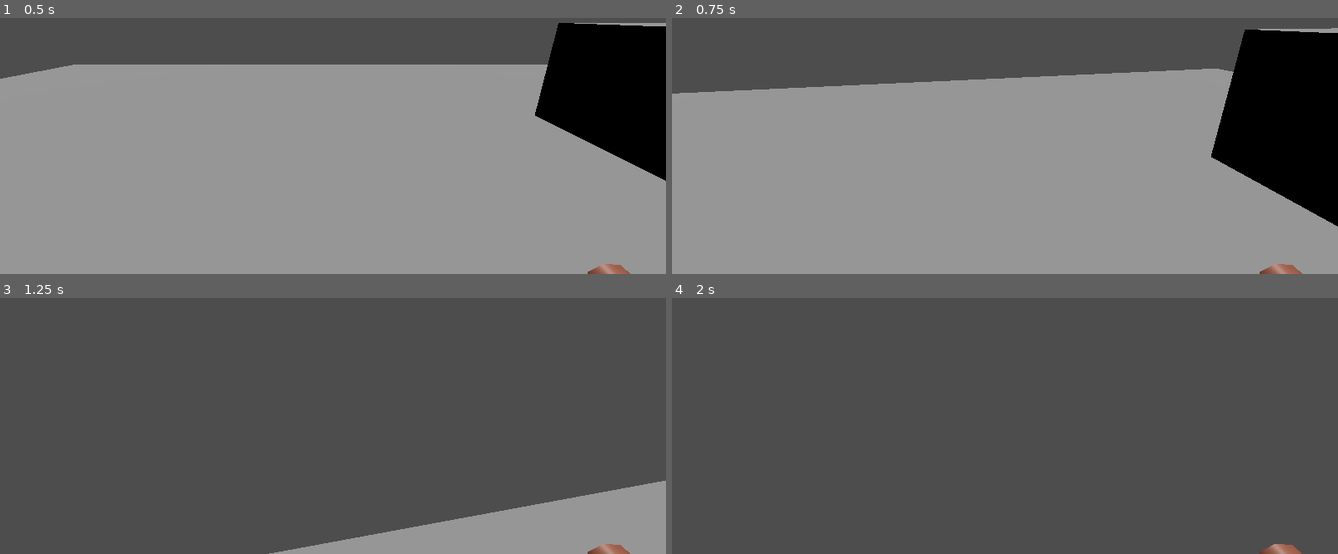
Above: before the commit, frames 1-4 (two rows, left to right).
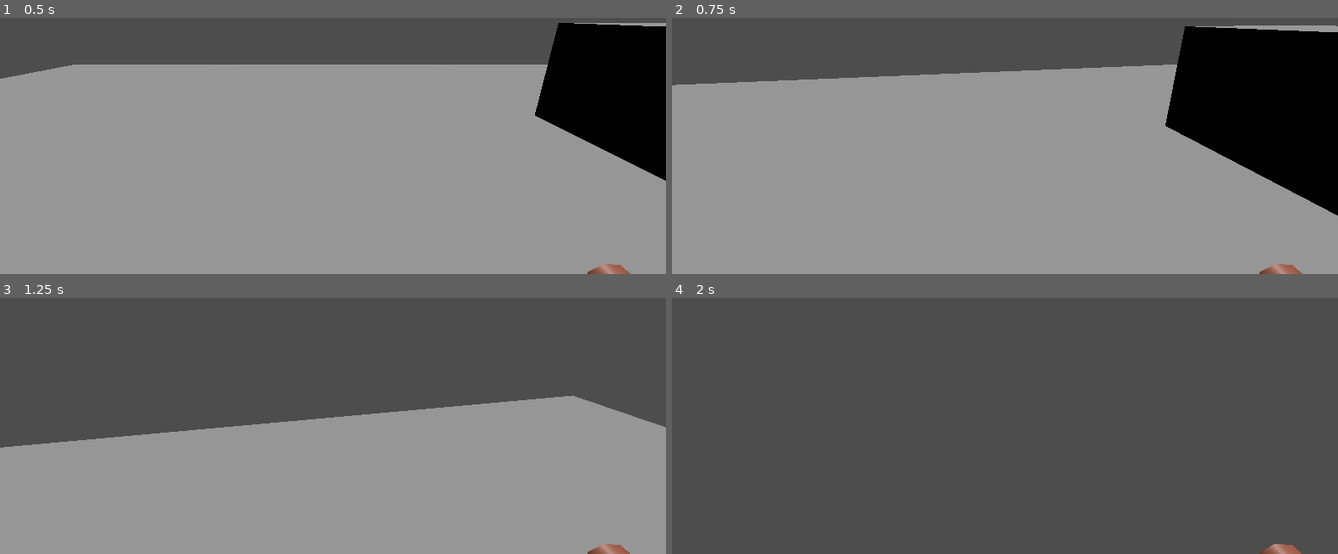
Above: after the commit, the same moments.

Repository: mareluca675/the-well
Game: Godot game, scene res://scenes/main.tscn
The game is run twice, just before and just after one commit, with the same random seed, the same clock (stepped at 60 frames per second) and the same inputs.
Inputs (mouse positions are in pixels of both pictures, inside the frame that each line leads up to):
- Up to frame 1 (0.5 s): no input
- Up to frame 2 (0.75 s): tap Enter at 0.5 s; move the mouse to (1038, 87) at 0.52 s; hold W (move_forward) from 0.53 s (still down); hold Shift (crouch, bound only after the commit) from 0.53 s (still down)
- Up to frame 3 (1.25 s): keep holding W (move_forward); keep holding Shift (crouch, bound only after the commit); tap Space (jump) at 0.77, 1.07 s; tap Ctrl (run, bound only after the commit) at 0.8 s
- Up to frame 4 (2 s): keep holding W (move_forward); move the mouse to (971, 369) at 1.27 s; release Shift (crouch, bound only after the commit) at 1.28 s; tap Ctrl (run, bound only after the commit) at 1.35 s; tap Space (jump) at 1.52, 1.55, 1.82 s

Frame 1 is identical in both runs. In frame 2, 6.8% of the frame differs, in the area x 0-100%, y 2-82%; in frame 3, 44%, in the area x 0-100%, y 37-100%; in frame 4, less than 0.1%.

Commit message:
Add crouch and sprint
Added basic crouching and sprinting actions, removed boilerplate comments

Diff:
--- a/project.godot
+++ b/project.godot
@@ -42,6 +42,16 @@
 "events": [Object(InputEventKey,"resource_local_to_scene":false,"resource_name":"","device":-1,"window_id":0,"alt_press …(191 unchanged characters)…
 ]
 }
+crouch={
+"deadzone": 0.2,
+"events": [Object(InputEventKey,"resource_local_to_scene":false,"resource_name":"","device":-1,"window_id":0,"alt_pressed":false,"shift_pressed":false,"ctrl_pressed":false,"meta_pressed":false,"pressed":false,"keycode":0,"physical_keycode":4194325,"key_label":0,"unicode":0,"location":0,"echo":false,"script":null)
+]
+}
+run={
+"deadzone": 0.2,
+"events": [Object(InputEventKey,"resource_local_to_scene":false,"resource_name":"","device":-1,"window_id":0,"alt_pressed":false,"shift_pressed":false,"ctrl_pressed":false,"meta_pressed":false,"pressed":false,"keycode":0,"physical_keycode":4194326,"key_label":0,"unicode":0,"location":0,"echo":false,"script":null)
+]
+}
 
 [rendering]
 
--- a/scripts/player_movement.gd
+++ b/scripts/player_movement.gd
@@ -3,10 +3,11 @@
 @onready var camera_3d = $Camera3D
 
 const SPEED = 100.0
+const CROUCH_MOD = 0.5
+const SPRINT_MOD = 2
 const JUMP_VELOCITY = 50
 const CAMERA_SENS = 0.003
-# Get the gravity from the project settings to be synced with RigidBody nodes.
-var gravity = 100
+const gravity = 100
 
 func _ready():
 	Input.mouse_mode = Input.MOUSE_MODE_CAPTURED
@@ -20,23 +21,32 @@
 		rotation.x = clamp(rotation.x, -0.5, 1.2)
 
 func _physics_process(delta):
-	# Add the gravity.
+
 	if not is_on_floor():
 		velocity.y -= gravity * delta
 
-	# Handle jump.
 	if Input.is_action_just_pressed("jump") and is_on_floor():
 		velocity.y = JUMP_VELOCITY
 
-	# Get the input direction and handle the movement/deceleration.
-	# As good practice, you should replace UI actions with custom gameplay actions.
 	var input_dir = Input.get_vector("move_left", "move_right", "move_forward", "move_back")
 	var direction = (transform.basis * Vector3(input_dir.x, 0, input_dir.y)).normalized()
+
+	var crouching = Input.is_action_pressed("crouch")
+	var sprinting = Input.is_action_pressed("run")
+	var modifier
+
+	if crouching:
+		modifier = CROUCH_MOD
+	elif sprinting:
+		modifier = SPRINT_MOD
+	else:
+		modifier = 1
+
 	if direction:
-		velocity.x = direction.x * SPEED
-		velocity.z = direction.z * SPEED
+		velocity.x = direction.x * SPEED * modifier
+		velocity.z = direction.z * SPEED * modifier
 	else:
-		velocity.x = move_toward(velocity.x, 0, SPEED)
-		velocity.z = move_toward(velocity.z, 0, SPEED)
+		velocity.x = move_toward(velocity.x, 0, SPEED * modifier)
+		velocity.z = move_toward(velocity.z, 0, SPEED * modifier)
 
 	move_and_slide()
